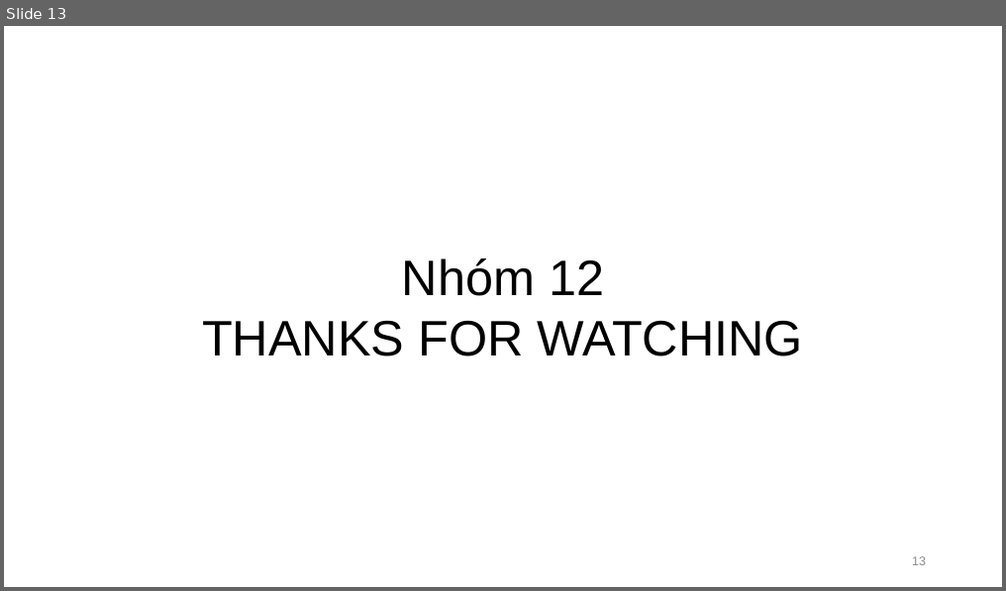
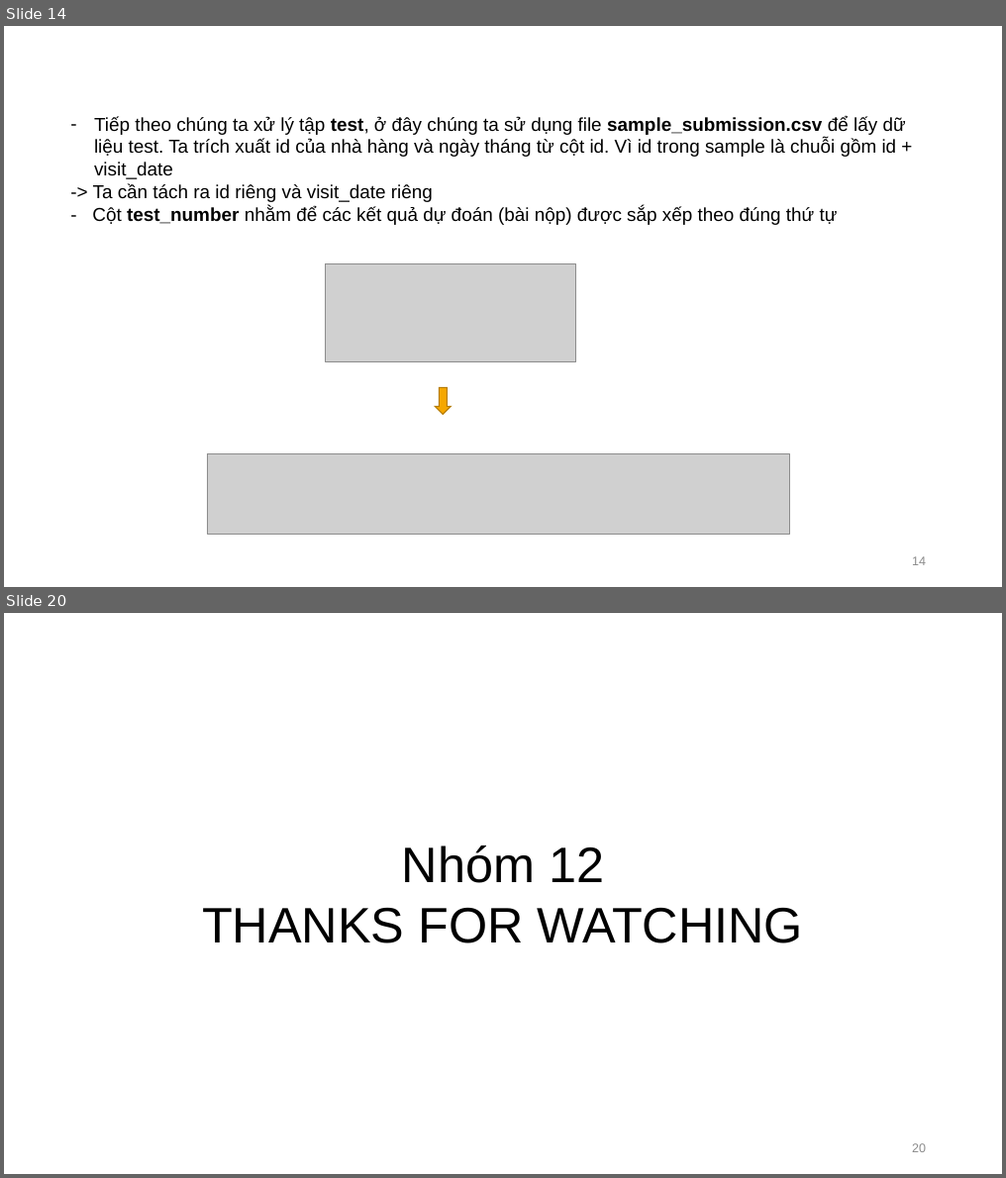
Before and after one commit to pdthuc/Project-Applied_Data_Science, a slide deck: Presentation/GIỚI THIỆU ĐỀ TÀI.pptx. Shown one above the other, each under a label of ours: slide 13 before the commit, slides 14 and 20 after it; the slides between them are not shown. The pictures are 1006x591 and 1006x1178 pixels, drawn with LibreOffice and Linux fonts; fonts in the diff are those of the drawing; grey boxes stand for pictures. Boxes give left, top, right and bottom in pixels: in the first picture for what was removed or moved away, otherwise in the second. Text is boxed around its words. In the diff, an @@ line names an element or a change of style, - is before the commit and + after.

```diff
--- a/Presentation/GIỚI THIỆU ĐỀ TÀI.pptx
+++ b/Presentation/GIỚI THIỆU ĐỀ TÀI.pptx
@@ slide 14 added at (4, 26, 1002, 587), background #FFFFFF @@
@@ text added at (92, 116, 906, 225), 18 pt, text #000000 @@
+– Tiếp theo chúng ta xử lý tập test, ở đây chúng ta sử dụng file sample_submission.csv để lấy dữ liệu test. Ta trích xuất id của nhà hàng và ngày tháng từ cột id. Vì id trong sample là chuỗi gồm id + visit_date
+-> Ta cần tách ra id riêng và visit_date riêng
+- Cột test_number nhằm để các kết quả dự đoán (bài nộp) được sắp xếp theo đúng thứ tự
@@ picture added at (326, 264, 576, 363) @@
@@ right arrow added at (436, 388, 451, 415), fill #F5A700, outline #B57C00 1 pt @@
@@ picture added at (207, 455, 790, 534) @@
@@ page number added at (912, 557, 926, 566), 12 pt, text #8C8C8C @@
+14
@@ what was slide 13 is now slide 20 @@
@@ page number at (912, 1144, 926, 1153): text changed @@
-13
+20
```
Also in this commit, not shown: 5 slides changed, 7 other slides added, 1 slide removed.
